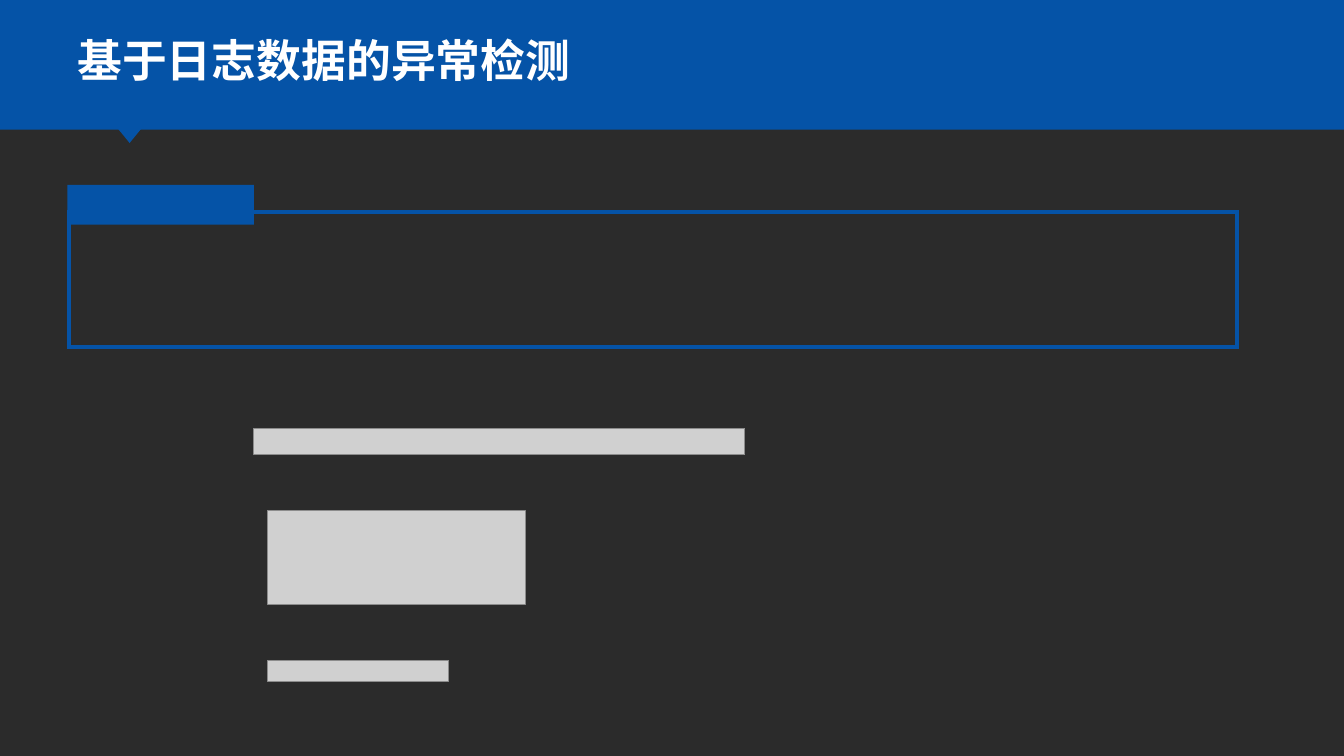
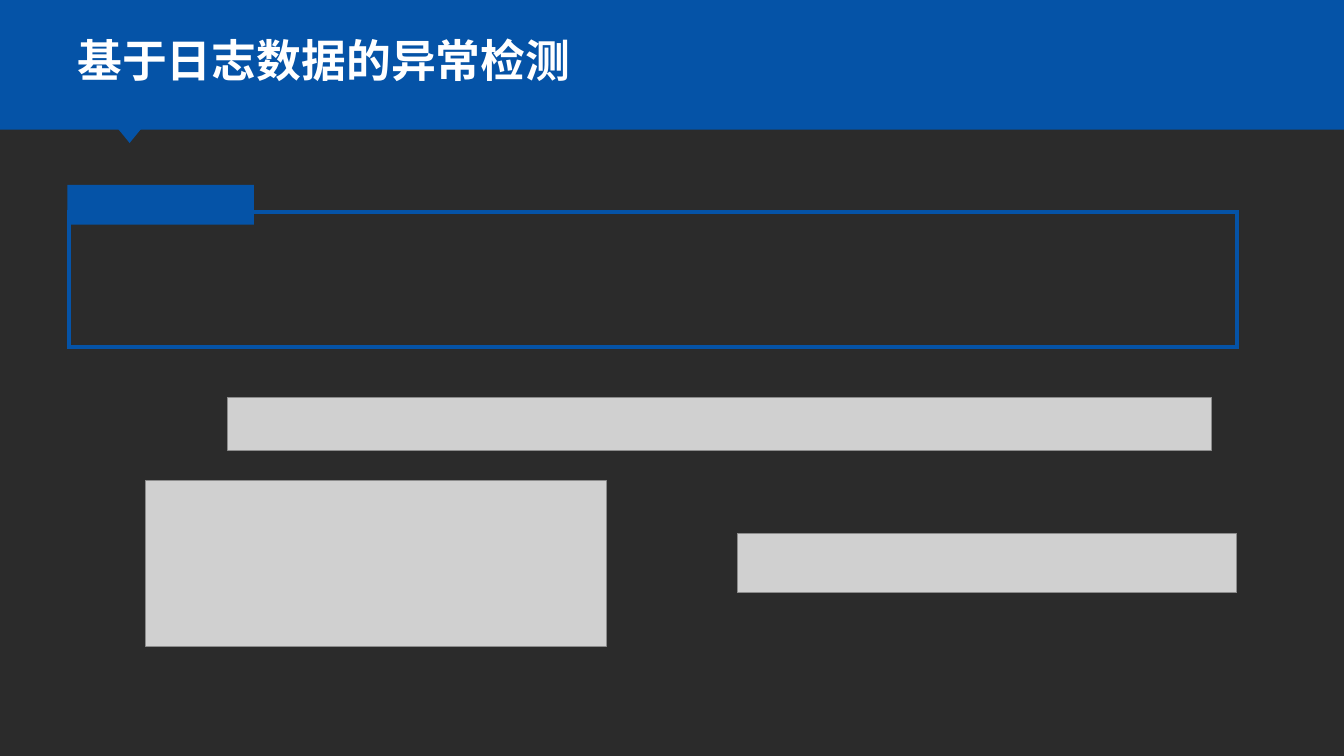
Before and after one commit to huowj/bishe, a slide deck: slide 13 of dabian/毕设.pptx (slide 11 before the commit). Drawn at 1344x756 pixels with LibreOffice and Linux fonts; fonts in the diff are those of the drawing; grey boxes stand for pictures; background and template pictures are left out; a plain dark background stands for a picture behind light text. Boxes give left, top, right and bottom in pixels: in the first picture for what was removed or moved away, otherwise in the second. Text is boxed around its words. In the diff, an @@ line names an element or a change of style, - is before the commit and + after.

```diff
--- a/dabian/毕设.pptx
+++ b/dabian/毕设.pptx
@@ picture added at (228, 397, 1212, 451) @@
@@ picture removed at (254, 429, 745, 455) @@
@@ picture: place and size @@
-picture at (267, 511, 526, 605)
+picture at (145, 480, 606, 646)
@@ picture added at (738, 534, 1238, 593) @@
@@ picture removed at (267, 660, 449, 682) @@
```
Also in this commit, not shown: 4 other slides changed, 3 slides added, 5 other files.
